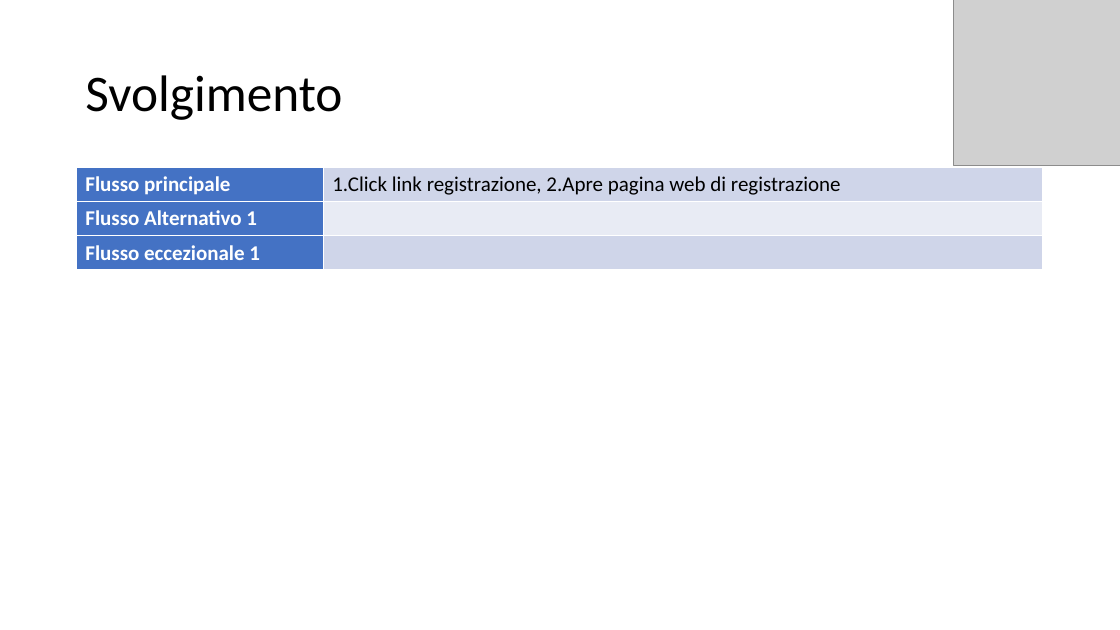
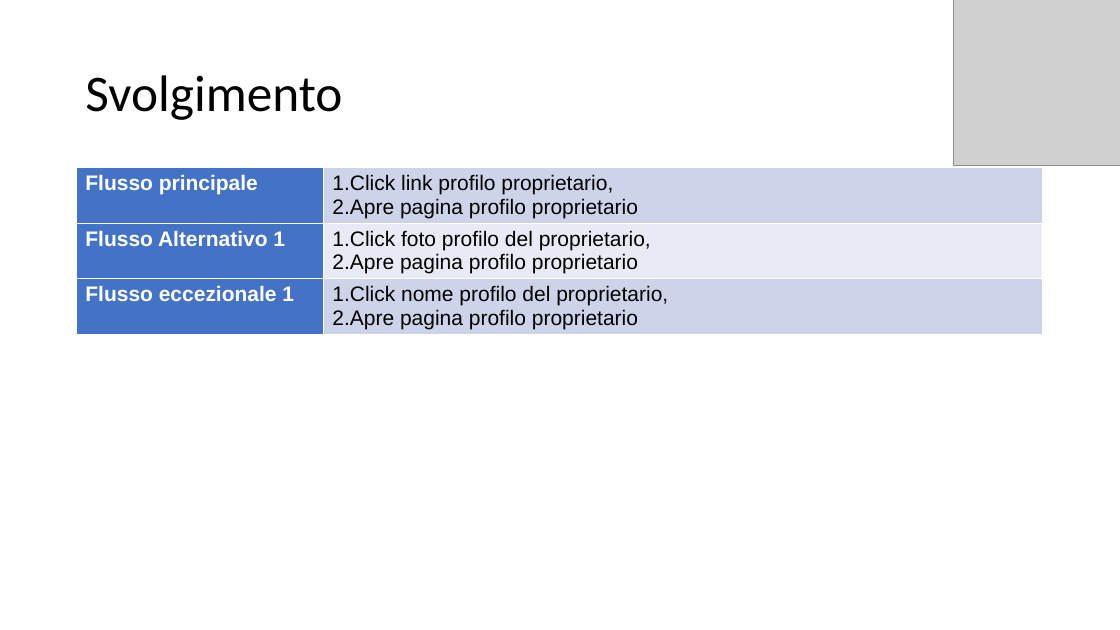
Before and after one commit to itsar19-20/pet, a slide deck: slide 4 of docs/useCaseTemplate/UseCase 14_VisualizzaProfilo_Proprietrio.pptx. Drawn at 1120x630 pixels with LibreOffice and Linux fonts; fonts in the diff are those of the drawing; grey boxes stand for pictures. Boxes give left, top, right and bottom in pixels: in the first picture for what was removed or moved away, otherwise in the second. Text is boxed around its words. In the diff, an @@ line names an element or a change of style, - is before the commit and + after.

```diff
--- a/docs/useCaseTemplate/UseCase 14_VisualizzaProfilo_Proprietrio.pptx
+++ b/docs/useCaseTemplate/UseCase 14_VisualizzaProfilo_Proprietrio.pptx
@@ table at bbox=[77, 168, 1044, 444] @@
-row 1, column 2: 1.Click link registrazione, 2.Apre pagina web di registrazione
+row 1, column 2: 1.Click link profilo proprietario, / 2.Apre pagina profilo proprietario
-row 2, column 2: 
+row 2, column 2: 1.Click foto profilo del proprietario, / 2.Apre pagina profilo proprietario
-row 3, column 2: 
+row 3, column 2: 1.Click nome profilo del proprietario, / 2.Apre pagina profilo proprietario
@@ fill #CFD5EA to #CDD4EA in 2 cells @@
@@ fill #E9EBF5 to #E8EBF5 in row 2, column 2 @@
@@ font Calibri to Arial in "Flusso principale", "Flusso Alternativo 1", "Flusso eccezionale 1" @@
```
Also in this commit, not shown: 3 other slides changed, 8 other files.
